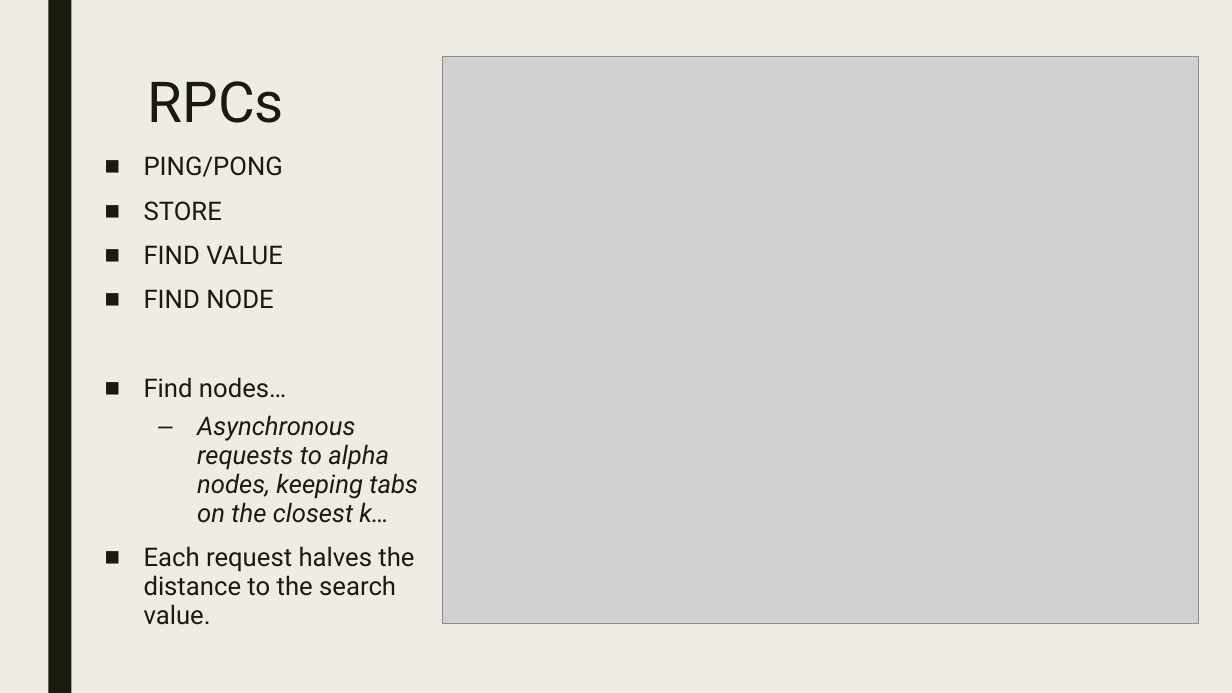
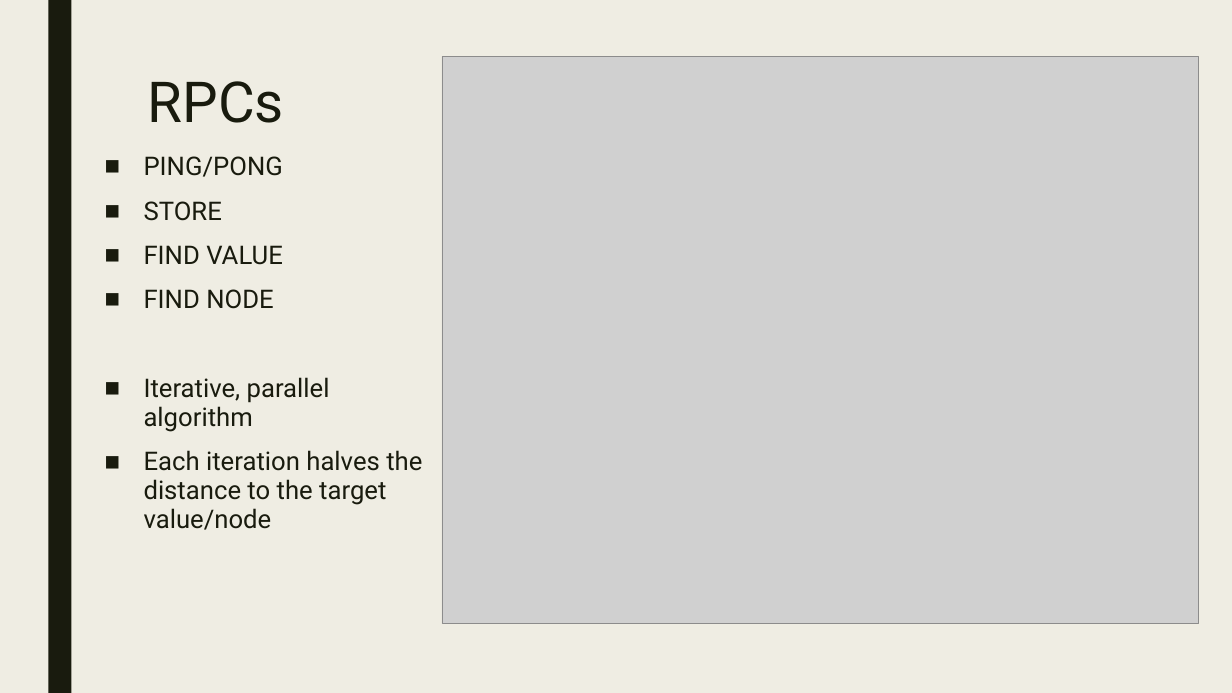
Before and after one commit to rowan-maclachlan/cmpt-434-proj, a slide deck: slide 6 of report/presentation.pptx. Drawn at 1232x693 pixels with LibreOffice and Linux fonts; fonts in the diff are those of the drawing; grey boxes stand for pictures. Boxes give left, top, right and bottom in pixels: in the first picture for what was removed or moved away, otherwise in the second. Text is boxed around its words. In the diff, an @@ line names an element or a change of style, - is before the commit and + after.

Commit message:
added node search slide to presentation

```diff
--- a/report/presentation.pptx
+++ b/report/presentation.pptx
@@ text at bbox=[144, 377, 422, 530]: text changed; italic off @@
-■ Find nodes…
-  – Asynchronous requests to alpha nodes, keeping tabs on the closest k…
-■ Each request halves the distance to the search value.
+■ Iterative, parallel algorithm
+■ Each iteration halves the distance to the target value/node
```
Also in this commit, not shown: 1 slide added.
